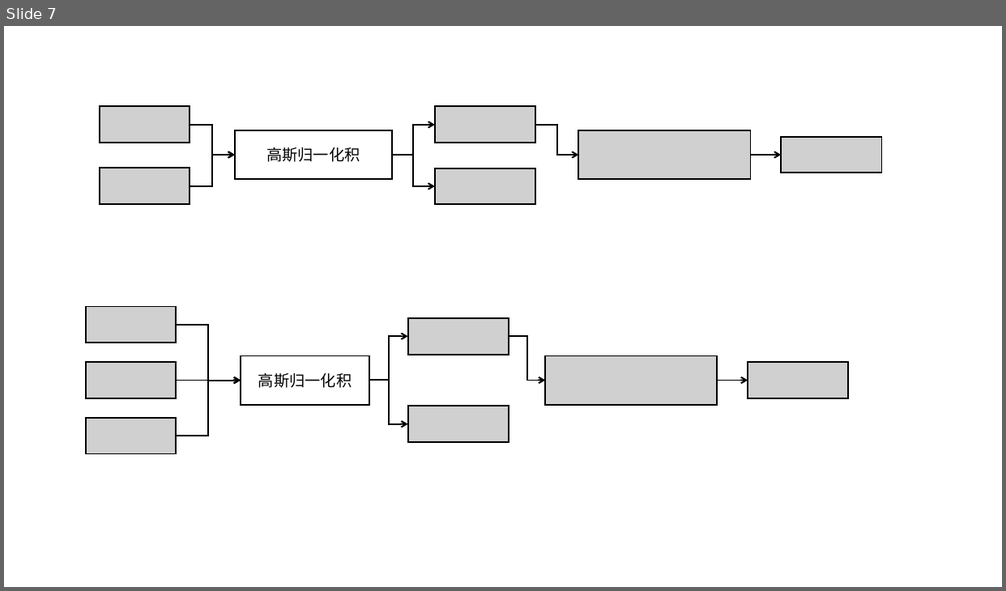
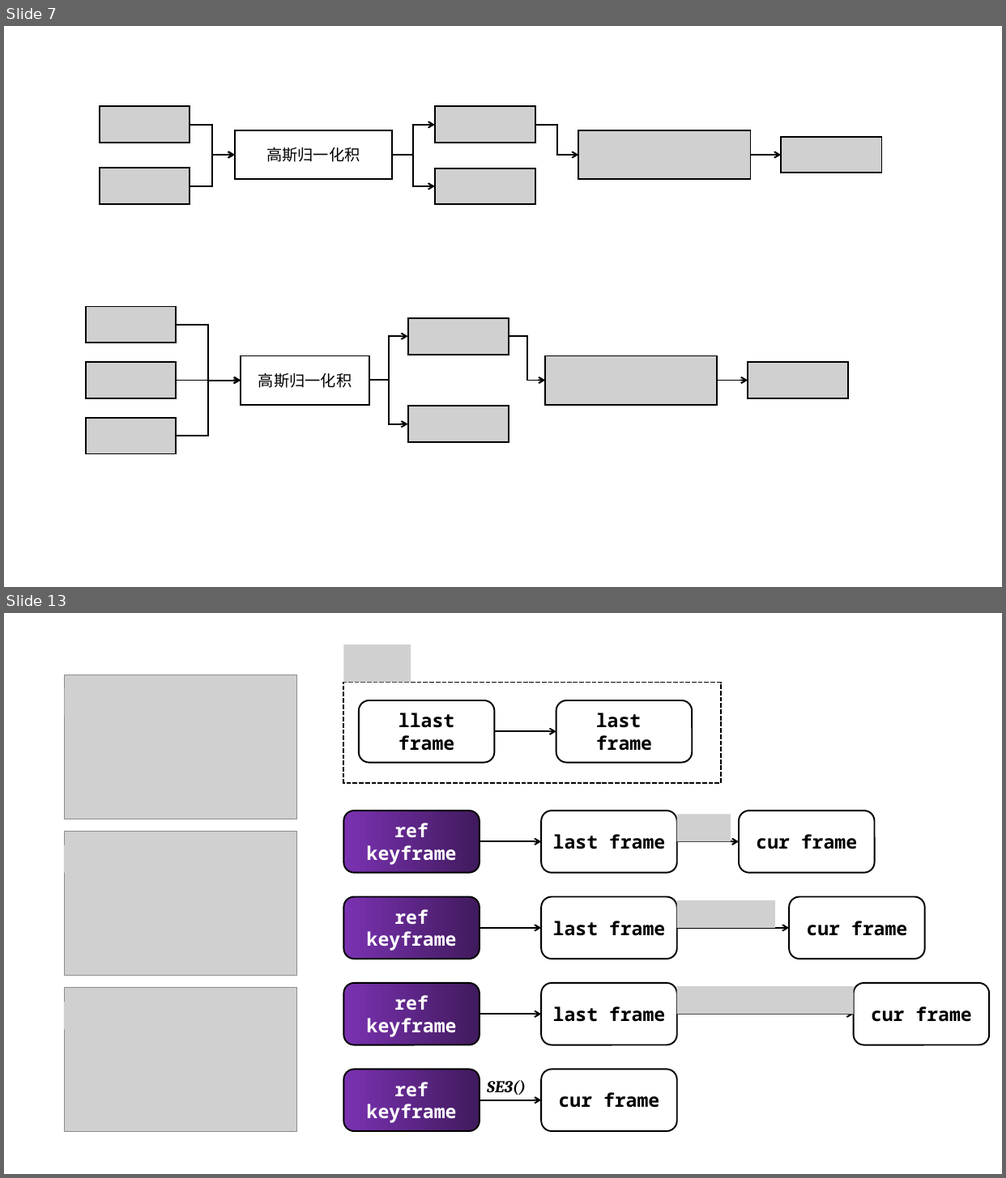
Before and after one commit to sunshanlu/dso_ssl, a slide deck: pictures/make-pictures.pptx. Shown one above the other, each under a label of ours: slide 7 before the commit, slides 7 and 13 after it; the slides between them are not shown. The pictures are 1006x591 and 1006x1178 pixels, drawn with LibreOffice and Linux fonts; fonts in the diff are those of the drawing; grey boxes stand for pictures. Boxes give left, top, right and bottom in pixels: in the first picture for what was removed or moved away, otherwise in the second. Text is boxed around its words. In the diff, an @@ line names an element or a change of style, - is before the commit and + after.

```diff
--- a/pictures/make-pictures.pptx
+++ b/pictures/make-pictures.pptx
@@ slide 13 added at (x1=4, y1=613, x2=1002, y2=1174), background #FFFFFF @@
@@ picture added at (x1=65, y1=675, x2=297, y2=819) @@
@@ picture added at (x1=65, y1=688, x2=147, y2=717) @@
@@ picture added at (x1=64, y1=845, x2=147, y2=873) @@
@@ picture added at (x1=65, y1=832, x2=297, y2=975) @@
@@ picture added at (x1=65, y1=987, x2=297, y2=1131) @@
@@ picture added at (x1=64, y1=1003, x2=147, y2=1030) @@
@@ group added at (x1=344, y1=645, x2=989, y2=1131): 13 rounded rectangles, 8 arrows, 4 pictures, 1 rectangle, 1 text @@
+ref keyframe
+last frame
+llast frame
+last
+frame
+cur frame
+ref keyframe
+last frame
+cur frame
+ref keyframe
+last frame
+cur frame
+ref keyframe
+cur frame
+SE3()
```
Also in this commit, not shown: 5 other slides added, 4 other files.
